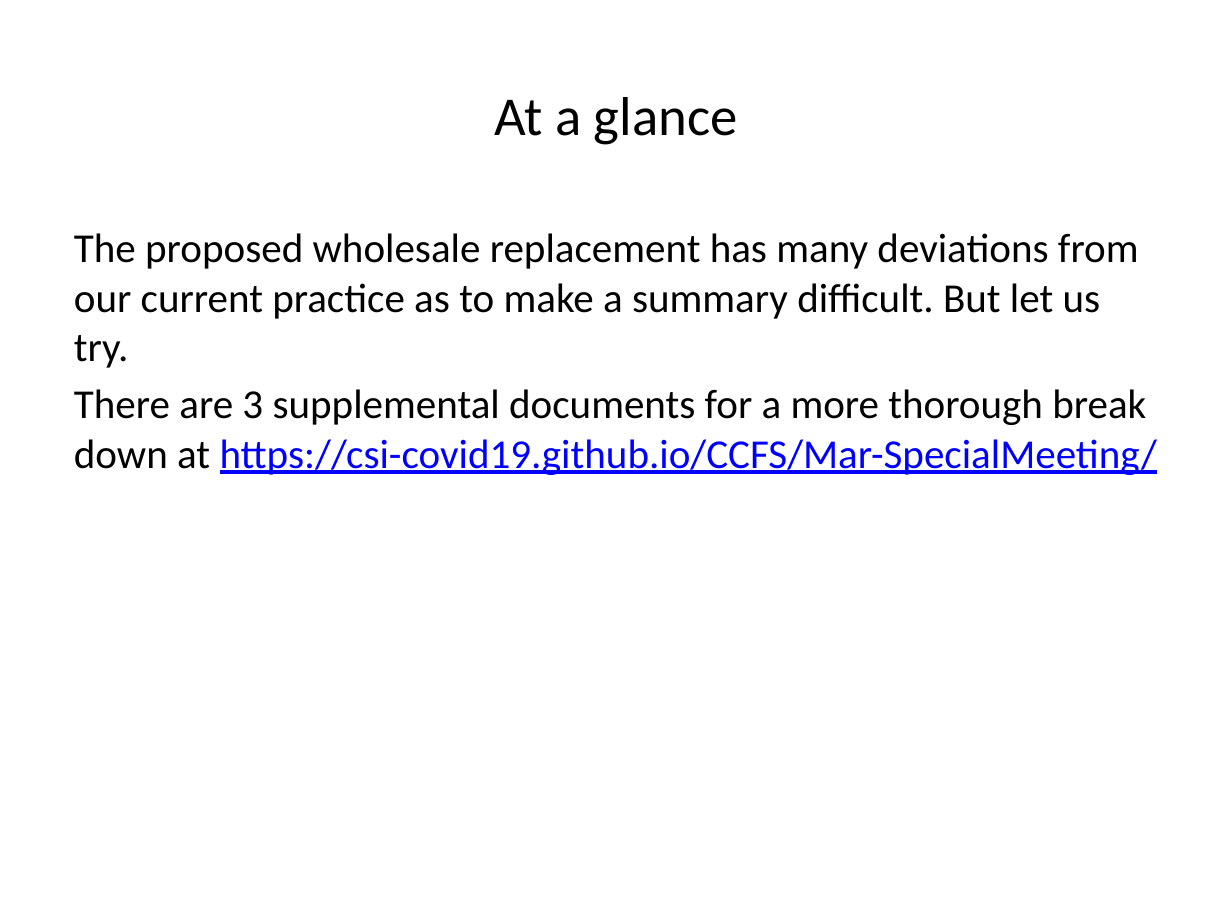
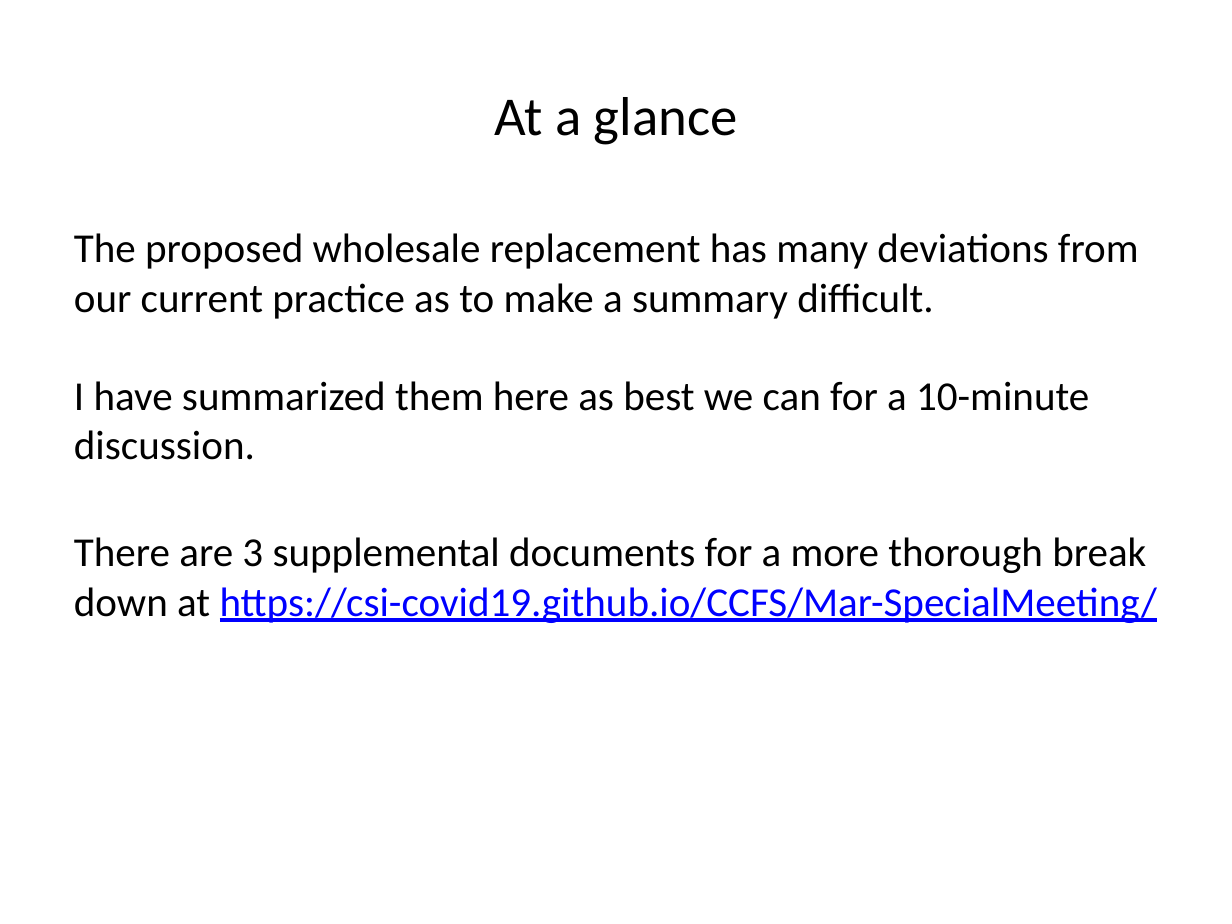
Before and after one commit to csi-covid19/csi-covid19.github.io, a slide deck: slide 2 of CCFS/Mar-SpecialMeeting/Proposed-changes.pptx. Drawn at 1232x924 pixels with LibreOffice and Linux fonts; fonts in the diff are those of the drawing. Boxes give left, top, right and bottom in pixels: in the first picture for what was removed or moved away, otherwise in the second. Text is boxed around its words. In the diff, an @@ line names an element or a change of style, - is before the commit and + after.

```diff
--- a/CCFS/Mar-SpecialMeeting/Proposed-changes.pptx
+++ b/CCFS/Mar-SpecialMeeting/Proposed-changes.pptx
@@ text at bbox=[74, 233, 1139, 460]: text changed @@
-The proposed wholesale replacement has many deviations from our current practice as to make a summary difficult. But let us try.
+The proposed wholesale replacement has many deviations from our current practice as to make a summary difficult.
+I have summarized them here as best we can for a 10-minute discussion.
```
Also in this commit, not shown: 10 other slides changed, 1 slide added.
